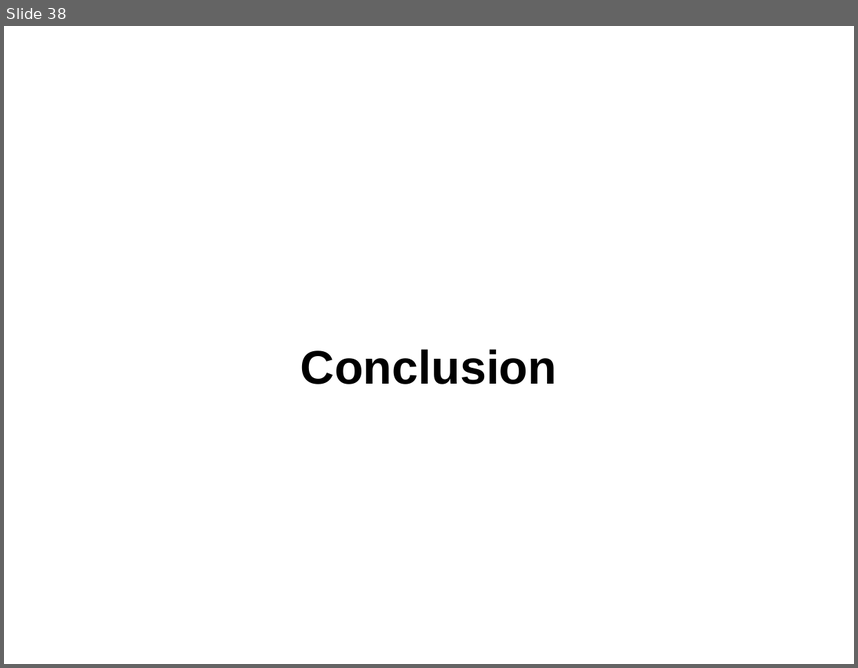
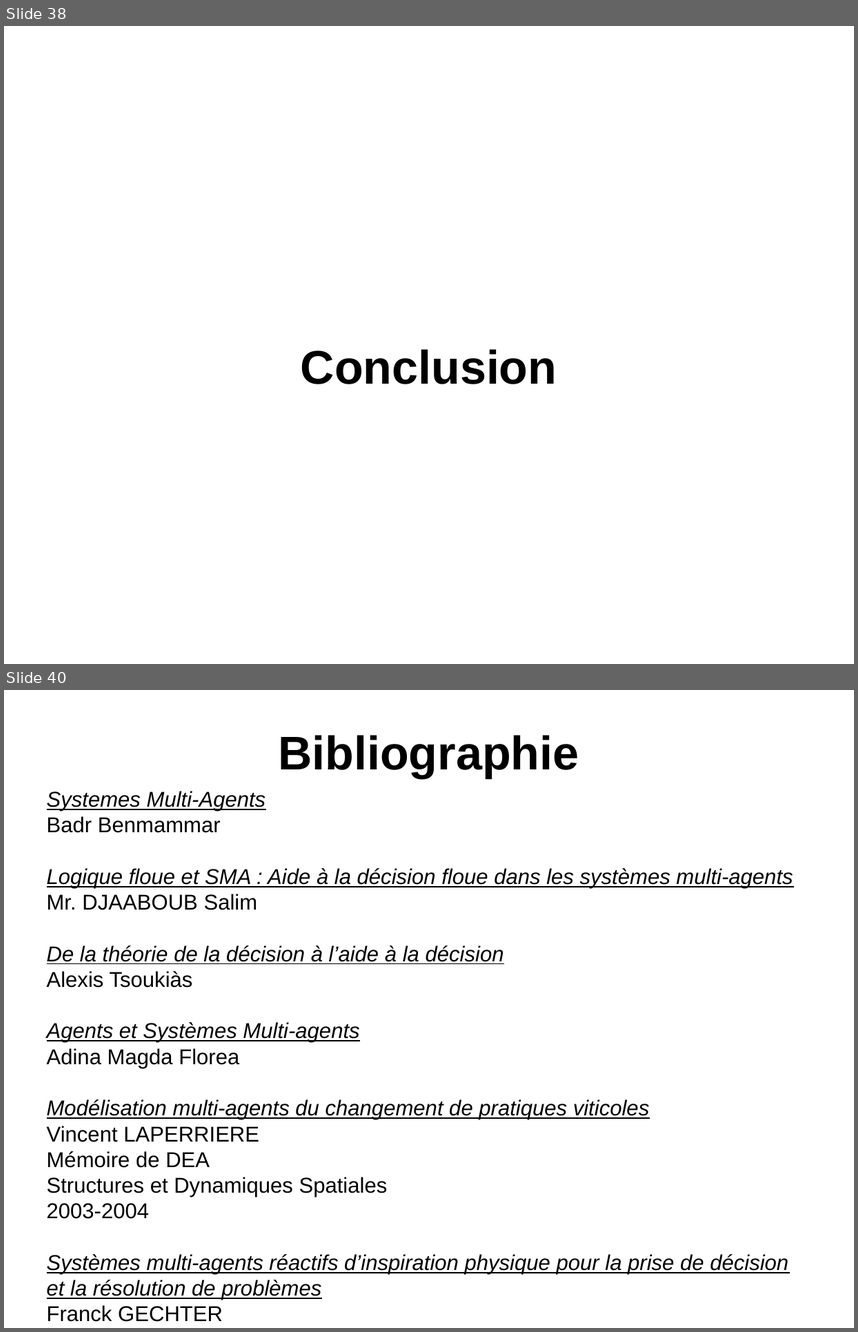
Before and after one commit to slvrgauthier/archives, a slide deck: Fac/Master/IN334/Exposé.odp. Shown one above the other, each under a label of ours: slide 38 before the commit, slides 38 and 40 after it; the slides between them are not shown. The pictures are 858x668 and 858x1332 pixels, drawn with LibreOffice and Linux fonts; fonts in the diff are those of the drawing; background and template pictures are left out. Boxes give left, top, right and bottom in pixels: in the first picture for what was removed or moved away, otherwise in the second. Text is boxed around its words. In the diff, an @@ line names an element or a change of style, - is before the commit and + after.

```diff
--- a/Fac/Master/IN334/Exposé.odp
+++ b/Fac/Master/IN334/Exposé.odp
@@ slide 40 added at (4,690,854,1328), background picture (left out) @@
@@ title added at (279,735,579,778), 44 pt, text #000000, bold @@
+Bibliographie
@@ subtitle added at (47,791,793,1321), 20 pt, text #000000, italic, underline @@
+Systemes Multi-Agents
+Badr Benmammar
+Logique floue et SMA : Aide à la décision floue dans les systèmes multi-agents
+Mr. DJAABOUB Salim
+De la théorie de la décision à l’aide à la décision
+Alexis Tsoukiàs
+Agents et Systèmes Multi-agents
+Adina Magda Florea
+Modélisation multi-agents du changement de pratiques viticoles
+Vincent LAPERRIERE
+Mémoire de DEA
+Structures et Dynamiques Spatiales
+2003-2004
+Systèmes multi-agents réactifs d’inspiration physique pour la prise de décision et la résolution de problèmes
+Franck GECHTER
```
Also in this commit, not shown: 1 slide changed, 2 other files.
